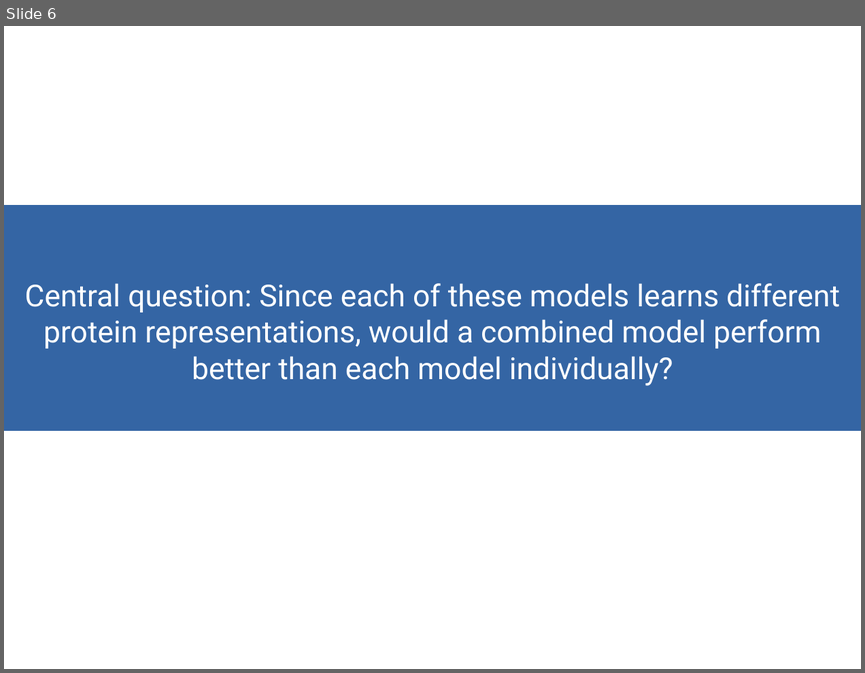
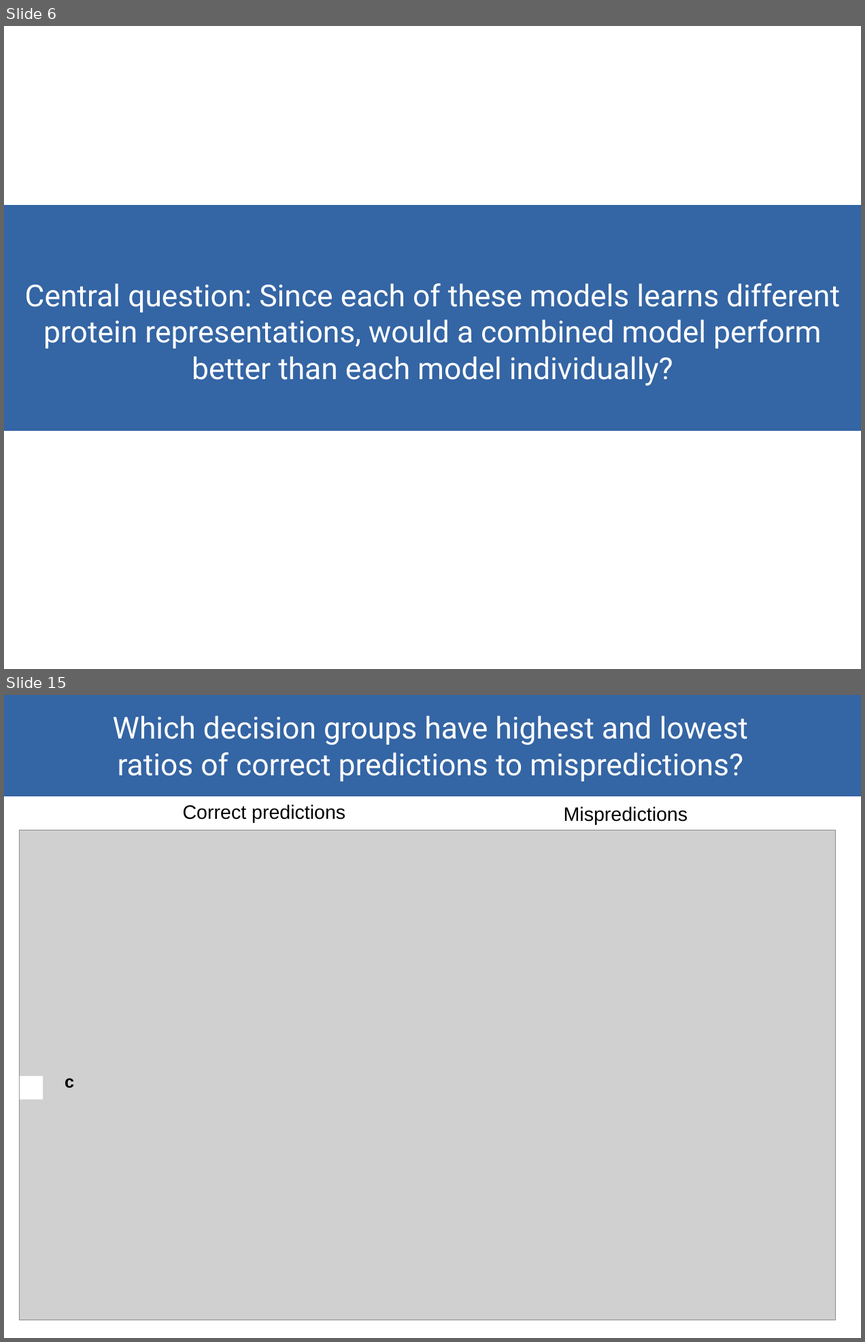
Before and after one commit to akulikova64/BERT_CNN_comparison, a slide deck: analysis/present_12_16_21.odp. Shown one above the other, each under a label of ours: slide 6 before the commit, slides 6 and 15 after it; the slides between them are not shown. The pictures are 865x673 and 865x1342 pixels, drawn with LibreOffice and Linux fonts; fonts in the diff are those of the drawing; grey boxes stand for pictures. Boxes give left, top, right and bottom in pixels: in the first picture for what was removed or moved away, otherwise in the second. Text is boxed around its words. In the diff, an @@ line names an element or a change of style, - is before the commit and + after.

Commit message:
added to presentation

```diff
--- a/analysis/present_12_16_21.odp
+++ b/analysis/present_12_16_21.odp
@@ slide 15 added at (x1=4, y1=695, x2=861, y2=1338), background #FFFFFF @@
@@ rectangle added at (x1=4, y1=695, x2=861, y2=796), fill #3465A4, outline #3465A4 0 pt @@
@@ text added at (x1=113, y1=715, x2=748, y2=781), 28 pt, text #FFFFFF @@
+Which decision groups have highest and lowest
+ratios of correct predictions to mispredictions?
@@ text added at (x1=183, y1=804, x2=345, y2=823), 18 pt, text #000000 @@
+Correct predictions
@@ text added at (x1=564, y1=807, x2=687, y2=824), 18 pt, text #000000 @@
+Mispredictions
@@ picture added at (x1=20, y1=830, x2=836, y2=1320) @@
@@ rectangle added at (x1=20, y1=1076, x2=43, y2=1100), fill #FFFFFF @@
@@ text added at (x1=65, y1=1078, x2=74, y2=1088), 16 pt, text #000000, bold @@
+c
```
Also in this commit, not shown: 15 other slides added, 2 slides removed, 1 other file.
